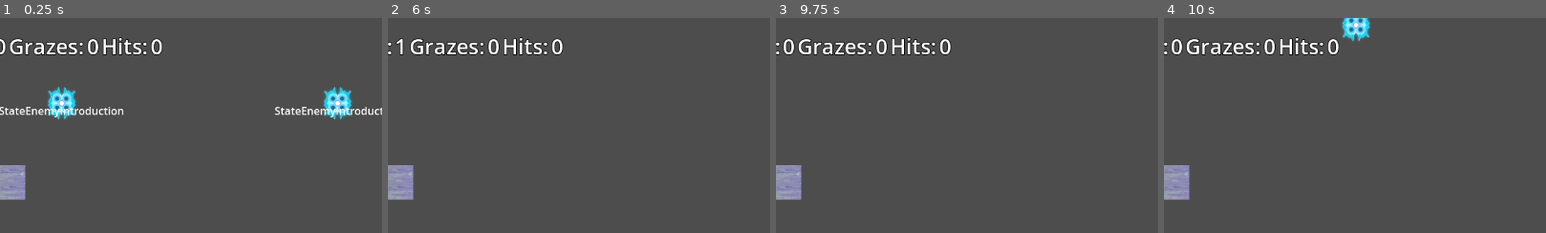
Above: before the commit, frames 1-4 (left to right).
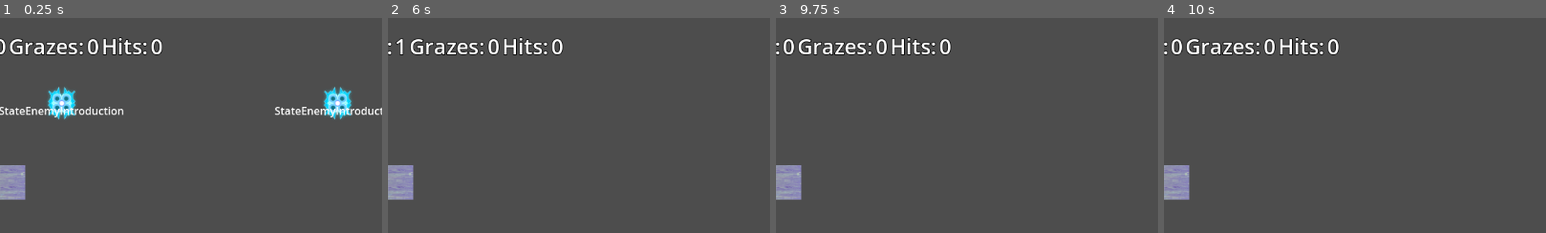
Above: after the commit, the same moments.

Repository: Jagholin/bullethell_jam_entry
Game: Godot game, scene res://scenes/push_body_test.tscn
Two runs of this game, one before a commit and one after it. Both use one fixed random seed, a clock stepped at 60 frames per second and the inputs below. This scene is started directly instead of the project's main scene.
Inputs:
- Up to frame 1 (0.25 s): no input
- Up to frame 2 (6 s): tap Enter at 0.5 s; hold Right (right) 0.53-1.28 s; hold Space (fire) 0.53-1.28 s; hold S (down) 1.28-2.03 s; tap Space (fire) at 1.35, 2.85, 3.5, 4.35, 5.85 s; hold Right (right) 2.03-2.78 s; hold Space (fire) 2.03-2.78 s; hold W (up) 2.78-3.53 s; hold Space (fire) 3.53-4.28 s; hold A (left) 3.53-5.03 s; hold S (down) 5.03-5.78 s; hold Space (fire) 5.03-5.78 s; hold Right (right) from 5.78 s (still down)
- Up to frame 3 (9.75 s): release Right (right) at 6.53 s; hold W (up) 6.53-7.28 s; hold Space (fire) 6.53-7.28 s; tap Enter at 7.25, 8.75 s; hold Right (right) 7.28-8.03 s; tap Space (fire) at 7.35, 8, 8.85, 9.5 s; hold S (down) 8.03-8.78 s; hold Space (fire) 8.03-8.78 s; hold A (left) 8.78-9.53 s; hold W (up) from 9.53 s (still down); hold Space (fire) from 9.53 s (still down)
- Up to frame 4 (10 s): keep holding W (up); keep holding Space (fire)
The pictures show only the part of the screen within x 25-75%, y 0-50%; the shares and areas given below are measured in that part.

Frames 1-3 are identical in both runs. In frame 4, 0.7% of the frame differs, in the area x 46-54%, y 0-11%.
Error in both runs: Invalid access to property or key 'item_type' on a base object of type 'Nil'. (res://scripts/scenes/components/collector.gd:13)

Commit message:
use PlayerProvider where necessary

Diff:
--- a/scripts/scenes/entities/enemy_spawner.gd
+++ b/scripts/scenes/entities/enemy_spawner.gd
@@ -34,6 +34,7 @@
 
 func fire():
 	var new_enemy := enemy.instantiate() as Enemy
+	assert(false, "the following line will break")
 	new_enemy.projectile_parent = get_tree().get_current_scene().get_node("Projectiles")
 	get_parent().add_child(new_enemy)
 	var tween := create_tween() as Tween
--- a/scripts/scenes/entities/projectile_homing.gd
+++ b/scripts/scenes/entities/projectile_homing.gd
@@ -6,7 +6,8 @@
 
 func _ready():
 	super._ready()
-	player = get_tree().current_scene.get_node("Player")
+	# player = get_tree().current_scene.get_node("Player")
+	PlayerProvider.on_player_initialized(func(p: Player): player = p)
 	$AnimatedSprite2D.play()
 
 func _process(delta):
--- a/scripts/states/state_boss_mirror.gd
+++ b/scripts/states/state_boss_mirror.gd
@@ -3,6 +3,11 @@
 
 var mirror_spawner_setting: ProjectileSpawnerConfigResource = preload("res://resources/bullet_configs/miniboss_mirror.tres")
 var previous_spawner_setting: ProjectileSpawnerConfigResource
+
+var player: Player
+
+func _ready():
+	PlayerProvider.on_player_initialized(func(p: Player): player = p)
 
 func process_frame(delta: float) -> String:
 	super.process_frame(delta)
@@ -10,7 +15,8 @@
 	if elapsed>3:
 		return "StateBossRandomize"
 
-	var player := get_tree().current_scene.get_node("Player") as Player
+	# var player := get_tree().current_scene.get_node("Player") as Player
+	assert(player, "if this assert fails, you can just add if not player: return line or something")
 	if player.global_position < target.global_position:
 		target.position += Vector2.LEFT * 70 * delta
 	else:
